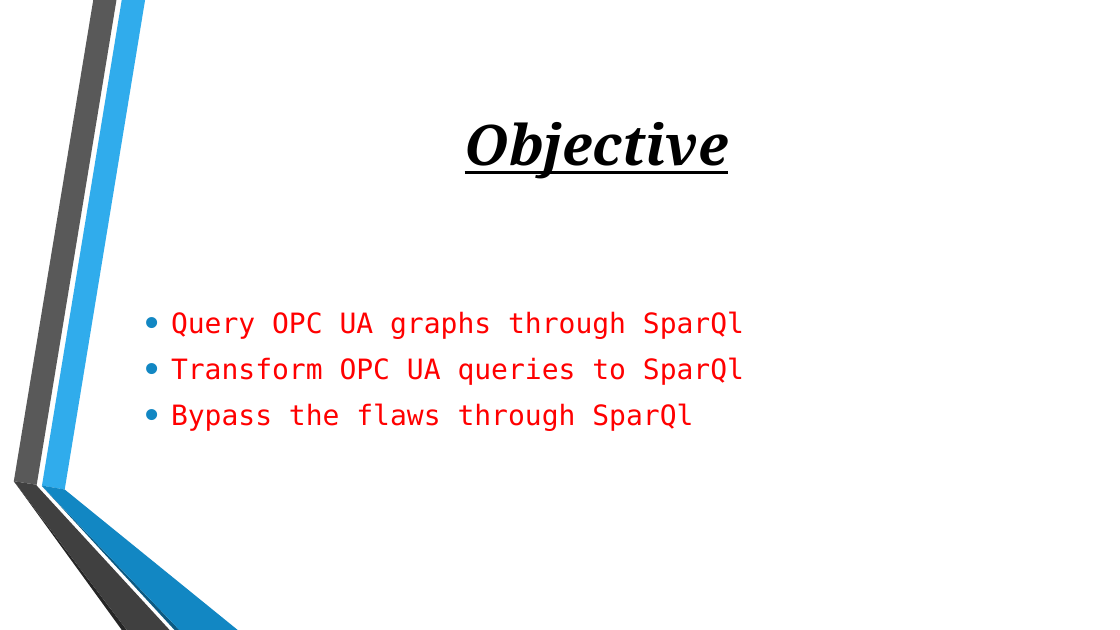
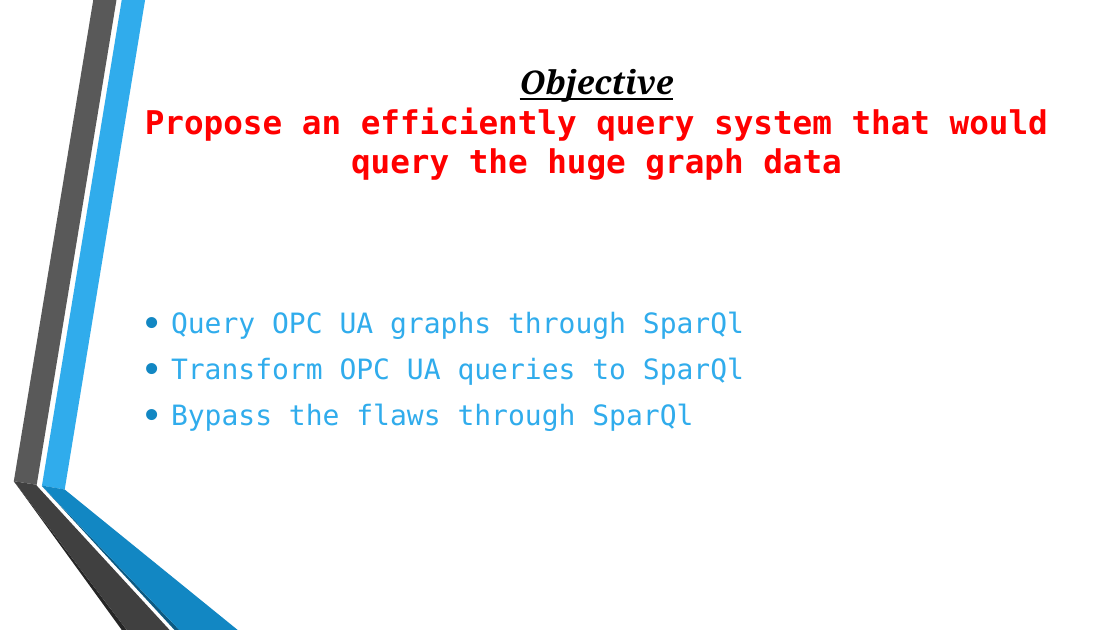
Before and after one commit to anindameister/cps2Project, a slide deck: slide 13 of CPS2 Project1.pptx. Drawn at 1120x630 pixels with LibreOffice and Linux fonts; fonts in the diff are those of the drawing; background and template pictures are left out. Boxes give left, top, right and bottom in pixels: in the first picture for what was removed or moved away, otherwise in the second. Text is boxed around its words. In the diff, an @@ line names an element or a change of style, - is before the commit and + after.

```diff
--- a/CPS2 Project1.pptx
+++ b/CPS2 Project1.pptx
@@ title at box(145, 69, 1048, 180): text changed; size 48 to 28 pt; font Noto Serif to DejaVu Sans Mono; text colour #000000 to #FF0000; italic off @@
-Objective
+Objective
+Propose an efficiently query system that would query the huge graph data
@@ text "Query OPC UA graphs through ..." at box(171, 311, 744, 431): text colour #FF0000 to #30ACEC @@
```
Also in this commit, not shown: 4 slides added, 3 slides removed, 2 other files.
